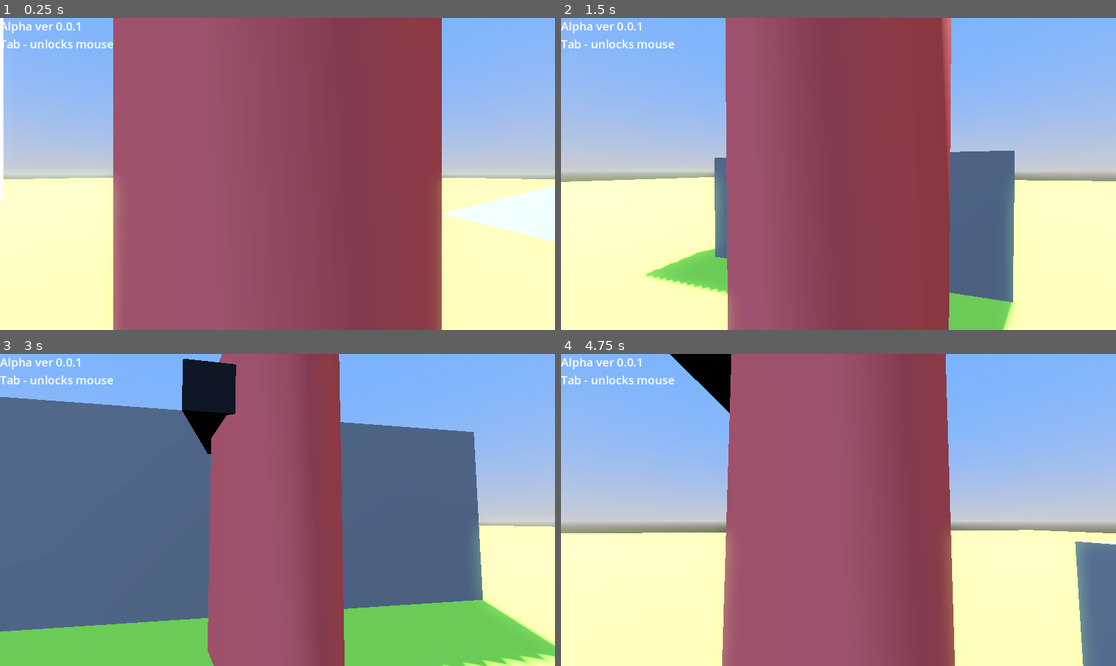
Above: before the commit, frames 1-4 (two rows, left to right).
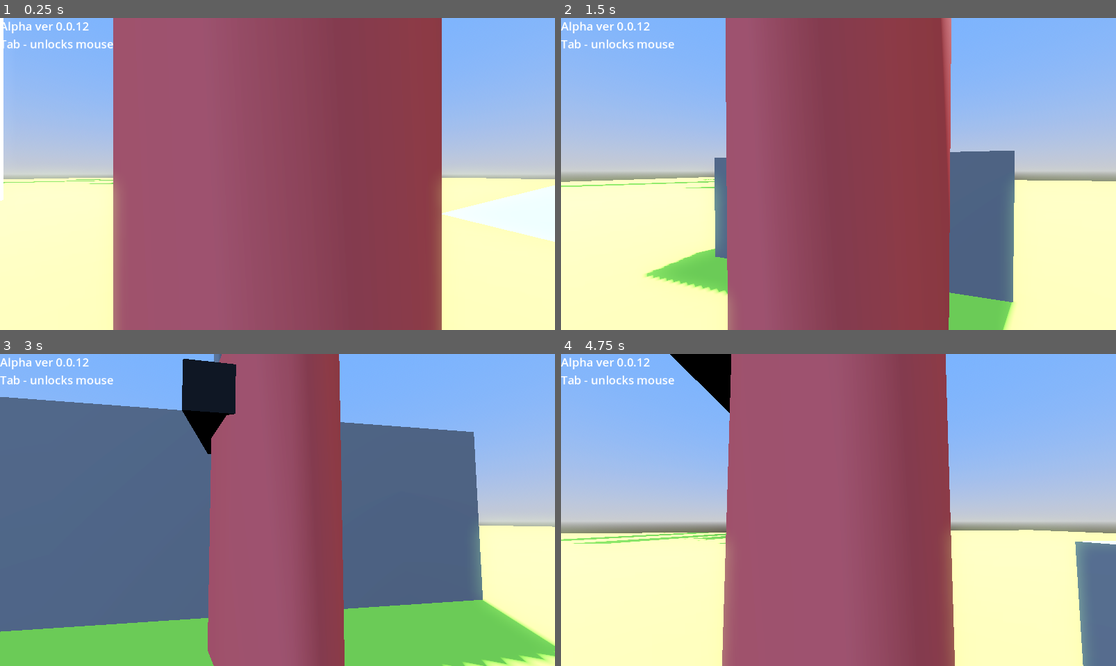
Above: after the commit, the same moments.

Repository: ColelNugent/TPG_Project
Game: Godot game, scene res://Scenes/world.tscn
The game is run twice, just before and just after one commit, with the same random seed, the same clock (stepped at 60 frames per second) and the same inputs.
Inputs (mouse positions are in pixels of both pictures, inside the frame that each line leads up to):
- Up to frame 1 (0.25 s): no input
- Up to frame 2 (1.5 s): move the mouse to (866, 174) at 0.52 s; hold Ctrl (crouch) 0.53-1.28 s; hold W (move_forward) from 0.53 s (still down); tap Space (jump) at 0.77 s; move the mouse to (810, 174) at 1.27 s; tap Shift (sprint) at 1.35 s
- Up to frame 3 (3 s): keep holding W (move_forward); tap Space (jump) at 1.52 s; move the mouse to (288, 503) at 2.02 s; hold Tab (toggle_mouse_capture) 2.03-2.78 s; tap Enter at 2.75 s; move the mouse to (249, 572) at 2.77 s; tap Mouse wheel down (wheel_down) at 2.85 s
- Up to frame 4 (4.75 s): tap Space (jump) at 3.02, 3.77, 4.52 s; move the mouse to (1005, 556) at 3.52 s; release W (move_forward) at 3.53 s; hold Mouse wheel up (wheel_up) 3.53-4.28 s; hold A (move_left) from 3.53 s (still down); move the mouse to (672, 463) at 4.27 s; tap Ctrl (crouch) at 4.35 s

The runs differ from the first frame. In frame 1, less than 0.1% of the frame differs, in the area x 0-21%, y 1-54%; in frame 2, 0.2%; in frame 3, less than 0.1%; in frame 4, 0.4%, in the area x 0-30%, y 1-61%.

Commit message:
world updated

Diff:
--- /dev/null
+++ b/Music/Ambience/ambient_music_player.tscn
@@ -0,0 +1,7 @@
+[gd_scene load_steps=2 format=3 uid="uid://b5aau8lpamefy"]
+
+[ext_resource type="AudioStream" uid="uid://cevx20u0mfgoa" path="res://Music/Ambience/Skyrim - Far Horizons (8-Bit).mp3" id="1_pqams"]
+
+[node name="AudioStreamPlayer" type="AudioStreamPlayer"]
+stream = ExtResource("1_pqams")
+autoplay = true
--- a/Scenes/world.tscn
+++ b/Scenes/world.tscn
@@ -1,8 +1,10 @@
-[gd_scene load_steps=8 format=3 uid="uid://bopdd1w4n5np1"]
+[gd_scene load_steps=14 format=3 uid="uid://bopdd1w4n5np1"]
 
 [ext_resource type="PackedScene" uid="uid://drg8h55nfhyco" path="res://Player/player.tscn" id="1_a02cp"]
 [ext_resource type="PackedScene" uid="uid://dsb0lketn5gcy" path="res://UI/InGame/in_game_ui.tscn" id="2_go701"]
 [ext_resource type="PackedScene" uid="uid://bvdvc5fx0gp6r" path="res://Buildings/broken_tower.tscn" id="3_5a7ea"]
+[ext_resource type="PackedScene" uid="uid://b5aau8lpamefy" path="res://Music/Ambience/ambient_music_player.tscn" id="4_8j60k"]
+[ext_resource type="Texture2D" uid="uid://c6ywpfhbm8006" path="res://normalfaceicongd.png" id="5_fo5ed"]
 
 [sub_resource type="ProceduralSkyMaterial" id="ProceduralSkyMaterial_go701"]
 sky_top_color = Color(0.367451, 0.562405, 1, 1)
@@ -21,6 +23,18 @@
 [sub_resource type="StandardMaterial3D" id="StandardMaterial3D_a02cp"]
 albedo_color = Color(0.658955, 0.940573, 0.248874, 1)
 
+[sub_resource type="StandardMaterial3D" id="StandardMaterial3D_8j60k"]
+albedo_color = Color(1, 0, 0, 1)
+
+[sub_resource type="StandardMaterial3D" id="StandardMaterial3D_fo5ed"]
+albedo_color = Color(0.322513, 0.151489, 0.0490017, 1)
+
+[sub_resource type="StandardMaterial3D" id="StandardMaterial3D_5ukr8"]
+albedo_color = Color(0, 0.234707, 2.16588e-07, 1)
+
+[sub_resource type="StandardMaterial3D" id="StandardMaterial3D_o06y3"]
+albedo_texture = ExtResource("5_fo5ed")
+
 [node name="World" type="Node3D"]
 
 [node name="DirectionalLight3D" type="DirectionalLight3D" parent="."]
@@ -53,32 +67,210 @@
 
 [node name="placed" type="Node3D" parent="."]
 
+[node name="testobjects" type="Node3D" parent="placed"]
+
+[node name="CSGBox3D2" type="CSGBox3D" parent="placed/testobjects"]
+transform = Transform3D(1, 0, 0, 0, 1, 0, 0, 0, 1, 0, 0, -7.45853)
+use_collision = true
+size = Vector3(5, 4, 1)
+
+[node name="CSGBox3D3" type="CSGBox3D" parent="placed/testobjects"]
+transform = Transform3D(-4.37114e-08, 0, 1, 0, 1, 0, -1, 0, -4.37114e-08, -5.01585, 0, 8.42242)
+use_collision = true
+size = Vector3(5, 4, 1)
+
+[node name="CSGBox3D4" type="CSGBox3D" parent="placed/testobjects"]
+transform = Transform3D(-4.35874e-08, 0, 0.997162, 0, 0.997162, 0, -0.997162, 0, -4.35874e-08, 3.71931, 0, 3.38369)
+use_collision = true
+size = Vector3(2.5, 2, 2.5)
+
+[node name="CSGBox3D5" type="CSGBox3D" parent="placed/testobjects"]
+transform = Transform3D(-4.35874e-08, 0, 0.997162, 0, 0.997162, 0, -0.997162, 0, -4.35874e-08, 3.71931, 0.701549, 6.79446)
+use_collision = true
+size = Vector3(2.5, 2, 2.5)
+
+[node name="CSGBox3D6" type="CSGBox3D" parent="placed/testobjects"]
+transform = Transform3D(-4.35874e-08, 0, 0.997162, 0, 0.997162, 0, -0.997162, 0, -4.35874e-08, 3.736, 0.325332, 9.71924)
+use_collision = true
+size = Vector3(2.5, 4, 2.5)
+
+[node name="CSGPolygon3D" type="CSGPolygon3D" parent="placed/testobjects"]
+transform = Transform3D(-6.90325, 0, -2.45516e-07, 0, 1.71382, 0, 6.03501e-07, 0, -2.80838, 10.7849, -0.0501156, -4.32398)
+use_collision = true
+polygon = PackedVector2Array(0, 0, 0, 1, 1, 0)
+
+[node name="CSGPolygon3D2" type="CSGPolygon3D" parent="placed/testobjects"]
+transform = Transform3D(1.99939e-06, 0, -8.1443, 0, 1.71382, 0, 15.2469, 0, 1.068e-06, -3.2151, -0.0501156, -62.0822)
+use_collision = true
+polygon = PackedVector2Array(0, 0, 0, 1, 1, 0)
+
+[node name="CSGCylinder3D" type="CSGCylinder3D" parent="placed"]
+transform = Transform3D(4, 0, 0, 0, 100, 0, 0, 0, 4, -8.32316, -0.467447, -63.3087)
+use_collision = true
+
+[node name="CSGCylinder3D2" type="CSGCylinder3D" parent="placed"]
+transform = Transform3D(4, 0, 0, 0, 100, 0, 0, 0, 4, 7.62098, -0.467447, -63.2977)
+use_collision = true
+
+[node name="CSGCylinder3D3" type="CSGCylinder3D" parent="placed"]
+transform = Transform3D(4, 0, 0, 0, 100, 0, 0, 0, 4, -8.32316, -0.467447, -80.3087)
+use_collision = true
+
+[node name="CSGCylinder3D4" type="CSGCylinder3D" parent="placed"]
+transform = Transform3D(4, 0, 0, 0, 100, 0, 0, 0, 4, 7.62098, -0.467447, -80.2977)
+use_collision = true
+
+[node name="CSGCylinder3D5" type="CSGCylinder3D" parent="placed"]
+transform = Transform3D(4, 0, 0, 0, 100, 0, 0, 0, 4, -8.32316, -0.467447, -96.0199)
+use_collision = true
+
+[node name="CSGCylinder3D6" type="CSGCylinder3D" parent="placed"]
+transform = Transform3D(4, 0, 0, 0, 100, 0, 0, 0, 4, 7.62098, -0.467447, -96.0089)
+use_collision = true
+
+[node name="CSGCylinder3D7" type="CSGCylinder3D" parent="placed"]
+transform = Transform3D(4, 0, 0, 0, 100, 0, 0, 0, 4, -8.32316, -1.46745, -113.02)
+use_collision = true
+
+[node name="CSGCylinder3D8" type="CSGCylinder3D" parent="placed"]
+transform = Transform3D(4, 0, 0, 0, 100, 0, 0, 0, 4, 7.62098, -1.46745, -113.009)
+use_collision = true
+
+[node name="CSGTorus3D" type="CSGTorus3D" parent="placed"]
+transform = Transform3D(10, 0, 0, 0, 10, 0, 0, 0, 10, 0, 0, -71.9046)
+use_collision = true
+
+[node name="CSGTorus3D2" type="CSGTorus3D" parent="placed"]
+transform = Transform3D(10, 0, 0, 0, 10, 0, 0, 0, 10, 0, 0, -88.9046)
+use_collision = true
+
+[node name="CSGTorus3D3" type="CSGTorus3D" parent="placed"]
+transform = Transform3D(10, 0, 0, 0, 10, 0, 0, 0, 10, 0, 0, -104.905)
+use_collision = true
+
+[node name="CSGBox3D" type="CSGBox3D" parent="placed"]
+transform = Transform3D(7.48256, 0, 0, 0, 1, 0, 0, 0, 2.44647, 0.792845, 1.16369, -63.2287)
+use_collision = true
+
 [node name="CSGBox3D2" type="CSGBox3D" parent="placed"]
-transform = Transform3D(1, 0, 0, 0, 1, 0, 0, 0, 1, 0, 0, -7.45853)
-use_collision = true
-size = Vector3(5, 4, 1)
+transform = Transform3D(16.5198, 0, 0, 0, 1, 0, 0, 0, 2.44647, -0.207155, 5.07476, -113.229)
+use_collision = true
+
+[node name="CSGBox3D24" type="CSGBox3D" parent="placed"]
+transform = Transform3D(16.5198, 0, 0, 0, 1, 0, 0, 0, 2.44647, -0.207155, 2.5134, -111.988)
+use_collision = true
+size = Vector3(1, 1, 1.4884)
+
+[node name="CSGBox3D25" type="CSGBox3D" parent="placed"]
+transform = Transform3D(16.5198, 0, 0, 0, 1, 0, 0, 0, 2.44647, -0.207155, 3.64806, -112.353)
+use_collision = true
 
 [node name="CSGBox3D3" type="CSGBox3D" parent="placed"]
-transform = Transform3D(-4.37114e-08, 0, 1, 0, 1, 0, -1, 0, -4.37114e-08, -5.01585, 0, 8.42242)
-use_collision = true
-size = Vector3(5, 4, 1)
+transform = Transform3D(16.5198, 0, 0, 0, 1, 0, 0, 0, 2.44647, -0.207155, 14.0748, -113.229)
+use_collision = true
+
+[node name="CSGBox3D8" type="CSGBox3D" parent="placed"]
+transform = Transform3D(2.99332, 0, 0, 0, 1, 0, 0, 0, 2.44647, -6.8984, 15.8899, -111.552)
+use_collision = true
+
+[node name="CSGBox3D9" type="CSGBox3D" parent="placed"]
+transform = Transform3D(2.99332, 0, 0, 0, 1, 0, 0, 0, 2.44647, -6.8984, 16.5571, -106.552)
+use_collision = true
+
+[node name="CSGBox3D10" type="CSGBox3D" parent="placed"]
+transform = Transform3D(2.99332, 0, 0, 0, 1, 0, 0, 0, 2.44647, -6.8984, 17.8399, -102.224)
+use_collision = true
+
+[node name="CSGBox3D11" type="CSGBox3D" parent="placed"]
+transform = Transform3D(2.99332, 0, 0, 0, 1, 0, 0, 0, 2.44647, -6.8984, 19.4354, -98.7087)
+use_collision = true
+
+[node name="CSGBox3D12" type="CSGBox3D" parent="placed"]
+transform = Transform3D(2.99332, 0, 0, 0, 1, 0, 0, 0, 2.44647, -6.38597, 22.056, -97.0687)
+use_collision = true
+
+[node name="CSGBox3D13" type="CSGBox3D" parent="placed"]
+transform = Transform3D(2.99332, 0, 0, 0, 1, 0, 0, 0, 2.44647, -0.209958, 20.6456, -101.62)
+use_collision = true
+material = SubResource("StandardMaterial3D_8j60k")
+
+[node name="CSGBox3D14" type="CSGBox3D" parent="placed"]
+transform = Transform3D(2.99332, 0, 0, 0, 1, 0, 0, 0, 2.44647, 5.83841, 5.66983, -111.34)
+use_collision = true
+
+[node name="CSGBox3D15" type="CSGBox3D" parent="placed"]
+transform = Transform3D(2.99332, 0, 0, 0, 1, 0, 0, 0, 2.44647, 7.30945, 6.77273, -111.34)
+use_collision = true
+
+[node name="CSGBox3D16" type="CSGBox3D" parent="placed"]
+transform = Transform3D(2.99332, 0, 0, 0, 1, 0, 0, 0, 2.44647, 8.79848, 7.50941, -111.34)
+use_collision = true
+
+[node name="CSGBox3D17" type="CSGBox3D" parent="placed"]
+transform = Transform3D(2.99332, 0, 0, 0, 1, 0, 0, 0, 2.44647, 9.94395, 8.25332, -111.34)
+use_collision = true
+
+[node name="CSGBox3D18" type="CSGBox3D" parent="placed"]
+transform = Transform3D(2.99332, 0, 0, 0, 1, 0, 0, 0, 2.44647, 10.3736, 9.0565, -112.69)
+use_collision = true
+
+[node name="CSGBox3D19" type="CSGBox3D" parent="placed"]
+transform = Transform3D(2.99332, 0, 0, 0, 1, 0, 0, 0, 2.44647, 10.3736, 9.79932, -114.143)
+use_collision = true
+
+[node name="CSGBox3D20" type="CSGBox3D" parent="placed"]
+transform = Transform3D(2.99332, 0, 0, 0, 1, 0, 0, 0, 2.44647, 9.4195, 10.4625, -115.347)
+use_collision = true
+
+[node name="CSGBox3D21" type="CSGBox3D" parent="placed"]
+transform = Transform3D(2.99332, 0, 0, 0, 1, 0, 0, 0, 2.44647, 6.82063, 11.2208, -115.347)
+use_collision = true
+
+[node name="CSGBox3D22" type="CSGBox3D" parent="placed"]
+transform = Transform3D(2.99332, 0, 0, 0, 1, 0, 0, 0, 2.44647, 4.82063, 12.2208, -115.347)
+use_collision = true
+
+[node name="CSGBox3D23" type="CSGBox3D" parent="placed"]
+transform = Transform3D(2.99332, 0, 0, 0, 1, 0, 0, 0, 2.44647, 1.82063, 13.2208, -115.347)
+use_collision = true
+
+[node name="CSGBox3D5" type="CSGBox3D" parent="placed"]
+transform = Transform3D(16.5198, 0, 0, 0, 1, 0, 0, 0, 2.44647, -0.207155, 23.0748, -113.229)
+use_collision = true
+
+[node name="CSGBox3D6" type="CSGBox3D" parent="placed"]
+transform = Transform3D(16.5198, 0, 0, 0, 1, 0, 0, 0, 2.44647, -0.207155, 33.0748, -113.229)
+use_collision = true
+
+[node name="CSGBox3D7" type="CSGBox3D" parent="placed"]
+transform = Transform3D(16.5198, 0, 0, 0, 1, 0, 0, 0, 2.44647, -0.157506, 45.0748, -113.228)
+use_collision = true
 
 [node name="CSGBox3D4" type="CSGBox3D" parent="placed"]
-transform = Transform3D(-4.35874e-08, 0, 0.997162, 0, 0.997162, 0, -0.997162, 0, -4.35874e-08, 3.71931, 0, 3.38369)
-use_collision = true
-size = Vector3(2.5, 2, 2.5)
-
-[node name="CSGBox3D5" type="CSGBox3D" parent="placed"]
-transform = Transform3D(-4.35874e-08, 0, 0.997162, 0, 0.997162, 0, -0.997162, 0, -4.35874e-08, 3.71931, 0.701549, 6.79446)
-use_collision = true
-size = Vector3(2.5, 2, 2.5)
-
-[node name="CSGBox3D6" type="CSGBox3D" parent="placed"]
-transform = Transform3D(-4.35874e-08, 0, 0.997162, 0, 0.997162, 0, -0.997162, 0, -4.35874e-08, 3.736, 0.325332, 9.71924)
-use_collision = true
-size = Vector3(2.5, 4, 2.5)
-
-[node name="CSGPolygon3D" type="CSGPolygon3D" parent="placed"]
-transform = Transform3D(-6.90325, 0, -2.45516e-07, 0, 1.71382, 0, 6.03501e-07, 0, -2.80838, 10.7849, -0.0501156, -4.32398)
-use_collision = true
-polygon = PackedVector2Array(0, 0, 0, 1, 1, 0)
+transform = Transform3D(1, 0, 0, 0, 1, 0, 0, 0, 1, 0, 16, 0)
+use_collision = true
+
+[node name="CSGSphere3D" type="CSGSphere3D" parent="placed"]
+transform = Transform3D(74.457, 0, 0, 0, 310.123, 0, 0, 0, 77.8747, 615.103, 0, 0)
+use_collision = true
+material = SubResource("StandardMaterial3D_fo5ed")
+
+[node name="CSGSphere3D2" type="CSGSphere3D" parent="placed"]
+transform = Transform3D(74.457, 0, 0, 0, 270.326, 0, 0, 0, 98.3176, 632.268, -63.8645, 92.7273)
+use_collision = true
+material = SubResource("StandardMaterial3D_fo5ed")
+
+[node name="CSGSphere3D3" type="CSGSphere3D" parent="placed"]
+transform = Transform3D(74.4017, 0, 0, 0, 270.125, 0, 0, 0, 55.1199, 581.662, -93.3936, 37.6204)
+use_collision = true
+material = SubResource("StandardMaterial3D_fo5ed")
+
+[node name="CSGCylinder3D9" type="CSGCylinder3D" parent="placed"]
+transform = Transform3D(99.209, 0, 0, 0, 114.057, 0, 0, 0, 173.314, 535.687, -156.381, 35.0148)
+material = SubResource("StandardMaterial3D_5ukr8")
+
+[node name="AudioStreamPlayer" parent="." instance=ExtResource("4_8j60k")]
+
+[node name="CSGBox3D2" type="CSGBox3D" parent="."]
+transform = Transform3D(3.00855, 0, 0, 0, 3.00855, 0, 0, 0, 3.00855, -14.8926, 1.77792, 0)
+material_override = SubResource("StandardMaterial3D_o06y3")
--- a/UI/InGame/in_game_ui.tscn
+++ b/UI/InGame/in_game_ui.tscn
@@ -15,6 +15,6 @@
 layout_mode = 0
 offset_right = 40.0
 offset_bottom = 23.0
-text = "Alpha ver 0.0.1
+text = "Alpha ver 0.0.12
 Tab - unlocks mouse"
 label_settings = SubResource("LabelSettings_c1t8s")
Binary file added: Music/Ambience/Normal.webp
Not shown, added: Music/Ambience/Normal.webp.import
Not shown, added: Music/Ambience/Skyrim - Far Horizons (8-Bit).mp3.import
Binary file added: normalfaceicongd.png
Not shown, added: normalfaceicongd.png.import
Not shown, added: Music/Ambience/Skyrim - Far Horizons (8-Bit).mp3
